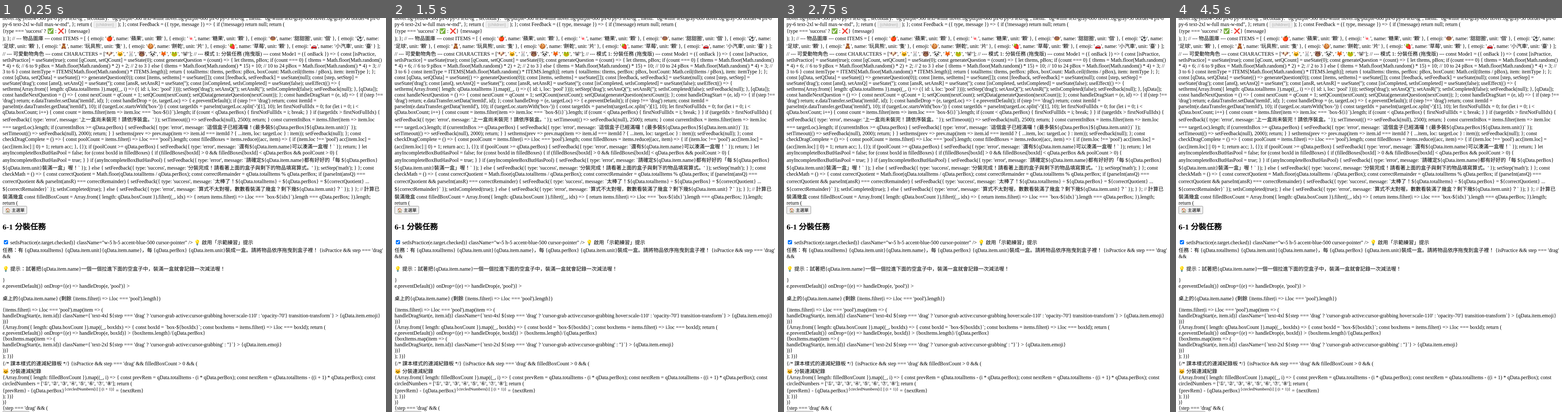
Above: before the commit, frames 1-4 (left to right).
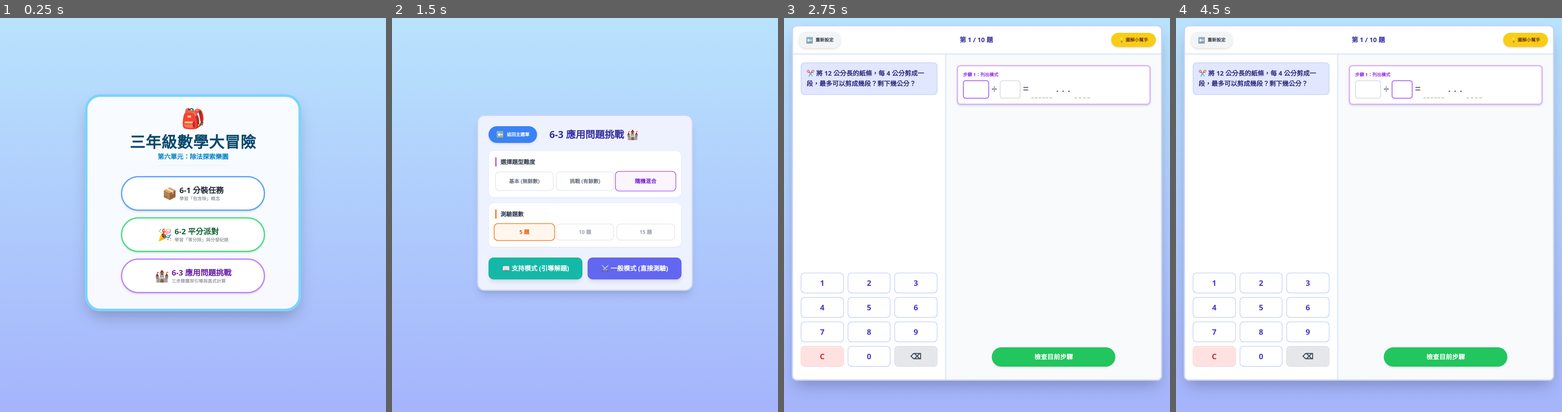
Above: after the commit, the same moments.

Repository: sueb2566-lgtm/special-edu-games
Game: browser game, page 除法大冒險.html
The game is run twice, just before and just after one commit, with the same random seed, the same clock (stepped at 60 frames per second) and the same inputs.
Inputs (mouse positions are in pixels of both pictures, inside the frame that each line leads up to):
- Up to frame 1 (0.25 s): no input
- Up to frame 2 (1.5 s): click (585, 274) at 1.27 s, where only the run after the commit has a clickable "🏰 6-3 應用問題挑戰 三步驟鷹架引導與直式計算"
- Up to frame 3 (2.75 s): click (977, 230) at 1.87 s, where only the run after the commit has a clickable "10 題"; click (926, 270) at 2.47 s, where only the run after the commit has a clickable "📖 支持模式 (引導解題)"
- Up to frame 4 (4.5 s): click (1527, 41) at 3.07 s, where only the run after the commit has a clickable "💡 圖解小幫手"; click (1403, 88) at 3.67 s; click (1326, 65) at 4.27 s, where only the run after the commit has a clickable "✕"

The runs differ from the first frame. In frame 1, 77% of the frame differs, in the area x 0-100%, y 0-100%; in frame 2, 83%; in frame 3, 33%; in frame 4, 33%.
Error before the commit: SyntaxError: Failed to read the 'onclick' property from 'HTMLElement': Unexpected token ')'

Commit message:
Add files via upload

Diff:
--- a/除法大冒險.html
+++ b/除法大冒險.html
@@ -1,4 +1,28 @@
-import React, { useState, useEffect } from 'react';
+<!DOCTYPE html>
+<html lang="zh-TW">
+<head>
+    <meta charset="UTF-8">
+    <meta name="viewport" content="width=device-width, initial-scale=1.0">
+    <title>三年級數學大冒險 - 除法探索樂園</title>
+
+    <!-- 引入 Tailwind CSS 進行排版與設計 -->
+    <script src="https://cdn.tailwindcss.com"></script>
+
+    <!-- 引入 React 與 ReactDOM (使用 CDN) -->
+    <script crossorigin src="https://unpkg.com/react@18/umd/react.production.min.js"></script>
+    <script crossorigin src="https://unpkg.com/react-dom@18/umd/react-dom.production.min.js"></script>
+
+    <!-- 引入 Babel 讓瀏覽器可以直接讀懂 JSX 語法 -->
+    <script src="https://unpkg.com/@babel/standalone/babel.min.js"></script>
+</head>
+<body class="bg-gradient-to-b from-sky-200 to-indigo-300 min-h-screen">
+
+    <!-- 遊戲會被渲染在這個 div 裡面 -->
+    <div id="root"></div>
+
+    <!-- 遊戲主要邏輯 -->
+    <script type="text/babel">
+const { useState, useEffect } = React;
 
 // --- 共用元件 ---
 const Button = ({ onClick, children, className = '', disabled = false, variant = 'primary' }) => {
@@ -47,7 +71,7 @@
 // --- 可愛動物角色 ---
 const CHARACTERS = ['🐶', '🐱', '🐰', '🐻', '🐼', '🦊', '🐸', '🐨'];
 
-// --- 模式 1: 分裝任務 (拖曳版) ---
+// --- 模式 1: 分裝任務 ---
 const Mode1 = ({ onBack }) => {
   const [isPractice, setIsPractice] = useState(true);
   const [qCount, setQCount] = useState(0);
@@ -55,11 +79,11 @@
   const generateQuestion = (count) => {
     let tItems, pBox;
     if (count === 0) {
-      tItems = Math.floor(Math.random() * 4) + 6; // 6 to 9
-      pBox = Math.floor(Math.random() * 2) + 2; // 2 to 3
+      tItems = Math.floor(Math.random() * 4) + 6;
+      pBox = Math.floor(Math.random() * 2) + 2;
     } else {
-      tItems = Math.floor(Math.random() * 15) + 10; // 10 to 24
-      pBox = Math.floor(Math.random() * 4) + 3; // 3 to 6
+      tItems = Math.floor(Math.random() * 15) + 10;
+      pBox = Math.floor(Math.random() * 4) + 3;
     }
     const itemType = ITEMS[Math.floor(Math.random() * ITEMS.length)];
     return { totalItems: tItems, perBox: pBox, boxCount: Math.ceil(tItems / pBox), item: itemType };
@@ -168,7 +192,6 @@
     }
   };
 
-  // 計算已裝滿幾盒
   const filledBoxCount = Array.from({ length: qData.boxCount }).filter((_, idx) => {
     return items.filter(i => i.loc === `box-${idx}`).length === qData.perBox;
   }).length;
@@ -242,7 +265,6 @@
           })}
         </div>
 
-        {/* 課本樣式的連減紀錄板 */}
         {isPractice && step === 'drag' && filledBoxCount > 0 && (
           <div className="bg-sky-50 border-4 border-sky-300 p-6 rounded-3xl text-2xl font-mono shadow-xl min-w-[290px] animate-in fade-in slide-in-from-right duration-500">
              <div className="font-extrabold text-sky-800 mb-4 border-b-4 border-sky-200 pb-3 text-center flex items-center justify-center gap-2">
@@ -308,7 +330,7 @@
   );
 };
 
-// --- 模式 2: 平分派對 (拖曳版) ---
+// --- 模式 2: 平分派對 ---
 const Mode2 = ({ onBack }) => {
   const [isPractice, setIsPractice] = useState(true);
   const [qCount, setQCount] = useState(0);
@@ -316,11 +338,11 @@
   const generateQuestion = (count) => {
     let tItems, kids;
     if (count === 0) {
-      tItems = Math.floor(Math.random() * 4) + 6; // 6 to 9
-      kids = Math.floor(Math.random() * 2) + 2; // 2 to 3
+      tItems = Math.floor(Math.random() * 4) + 6;
+      kids = Math.floor(Math.random() * 2) + 2;
     } else {
-      tItems = Math.floor(Math.random() * 15) + 10; // 10 to 24
-      kids = Math.floor(Math.random() * 4) + 3; // 3 to 6
+      tItems = Math.floor(Math.random() * 15) + 10;
+      kids = Math.floor(Math.random() * 4) + 3;
     }
     const itemType = ITEMS[Math.floor(Math.random() * ITEMS.length)];
     return { totalItems: tItems, numKids: kids, item: itemType };
@@ -566,7 +588,7 @@
 
 // --- 模式 3: 解題城堡 (應用問題挑戰) ---
 const Mode3Setup = ({ onStart, onBack }) => {
-  const [difficulty, setDifficulty] = useState('random'); // 'no-remainder', 'remainder', 'random'
+  const [difficulty, setDifficulty] = useState('random');
   const [qTotal, setQTotal] = useState(5);
 
   const handleStart = (subMode) => {
@@ -577,7 +599,7 @@
     <div className="flex flex-col w-full max-w-2xl bg-indigo-50 p-6 md:p-8 rounded-3xl shadow-xl border-4 border-indigo-200 animate-in fade-in zoom-in duration-300 z-10 relative">
       <div className="flex justify-between items-center mb-6">
         <Button onClick={onBack} variant="primary" className="text-sm px-4 py-2"><span className="text-xl">⬅️</span> 返回主選單</Button>
-        <h2 className="text-3xl font-extrabold text-indigo-800">6-3 應用問題解題挑戰 🏰</h2>
+        <h2 className="text-3xl font-extrabold text-indigo-800">6-3 應用問題挑戰 🏰</h2>
         <div className="w-24"></div>
       </div>
 
@@ -633,26 +655,22 @@
   const [qIndex, setQIndex] = useState(1);
   const [qData, setQData] = useState(null);
 
-  // 3步驟解題狀態
   const [step, setStep] = useState(1);
-  const [hD1, setHD1] = useState(''); // 橫式被除數
-  const [hD2, setHD2] = useState(''); // 橫式除數
-
-  // 直式狀態
+  const [hD1, setHD1] = useState('');
+  const [hD2, setHD2] = useState('');
+
   const [vQ, setVQ] = useState('');
   const [vP, setVP] = useState('');
   const [vR, setVR] = useState('');
   const [activeInput, setActiveInput] = useState('hD1');
   const [errorInput, setErrorInput] = useState(null);
 
-  // 答句狀態
   const [aQ, setAQ] = useState('');
   const [aR, setAR] = useState('');
 
   const [feedback, setFeedback] = useState(null);
   const [isCompleted, setIsCompleted] = useState(false);
 
-  // 圖解小幫手
   const [showHelper, setShowHelper] = useState(false);
   const [helperGroups, setHelperGroups] = useState(0);
 
@@ -664,15 +682,15 @@
   ];
 
   const generateQuestion = (cfg) => {
-    let d = Math.floor(Math.random() * 7) + 3; // 除數 3~9
-    let q = Math.floor(Math.random() * 8) + 2; // 商 2~9
+    let d = Math.floor(Math.random() * 7) + 3;
+    let q = Math.floor(Math.random() * 8) + 2;
     let r = 0;
 
     if (cfg.difficulty === 'remainder' || (cfg.difficulty === 'random' && Math.random() > 0.5)) {
        r = Math.floor(Math.random() * (d - 1)) + 1;
     }
 
-    let dd = d * q + r; // 被除數
+    let dd = d * q + r;
     const tpl = TEMPLATES[Math.floor(Math.random() * TEMPLATES.length)];
 
     return { dividend: dd, divisor: d, correctQ: q, correctR: r, template: tpl, str: tpl.text(dd, d) };
@@ -990,12 +1008,12 @@
   );
 };
 
-// --- 主選單 (經典簡潔版) ---
-export default function App() {
-  const [currentMode, setCurrentMode] = useState('menu'); // 'menu', 'mode1', 'mode2', 'mode3'
+// --- 主選單 ---
+function App() {
+  const [currentMode, setCurrentMode] = useState('menu');
 
   return (
-    <div className="min-h-screen bg-gradient-to-b from-sky-200 to-indigo-300 p-6 font-sans text-gray-800 flex flex-col items-center justify-center relative">
+    <div className="min-h-screen p-6 font-sans text-gray-800 flex flex-col items-center justify-center relative">
       {currentMode === 'menu' && (
         <div className="flex flex-col items-center max-w-2xl w-full bg-white/90 backdrop-blur-md p-8 md:p-12 rounded-[3rem] shadow-2xl border-8 border-sky-300 animate-in fade-in zoom-in duration-300">
           <div className="text-6xl mb-2 animate-bounce">🎒</div>
@@ -1038,3 +1056,10 @@
     </div>
   );
 }
+
+// 將 App 渲染到畫面上
+const root = ReactDOM.createRoot(document.getElementById('root'));
+root.render(<App />);
+    </script>
+</body>
+</html>
